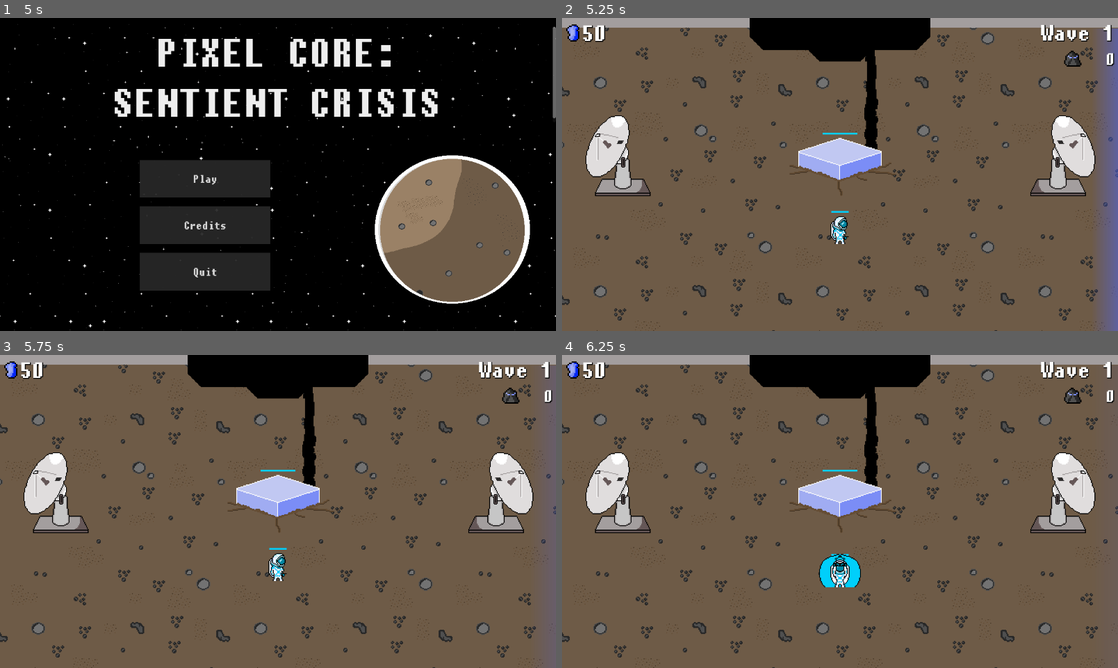
Above: before the commit, frames 1-4 (two rows, left to right).
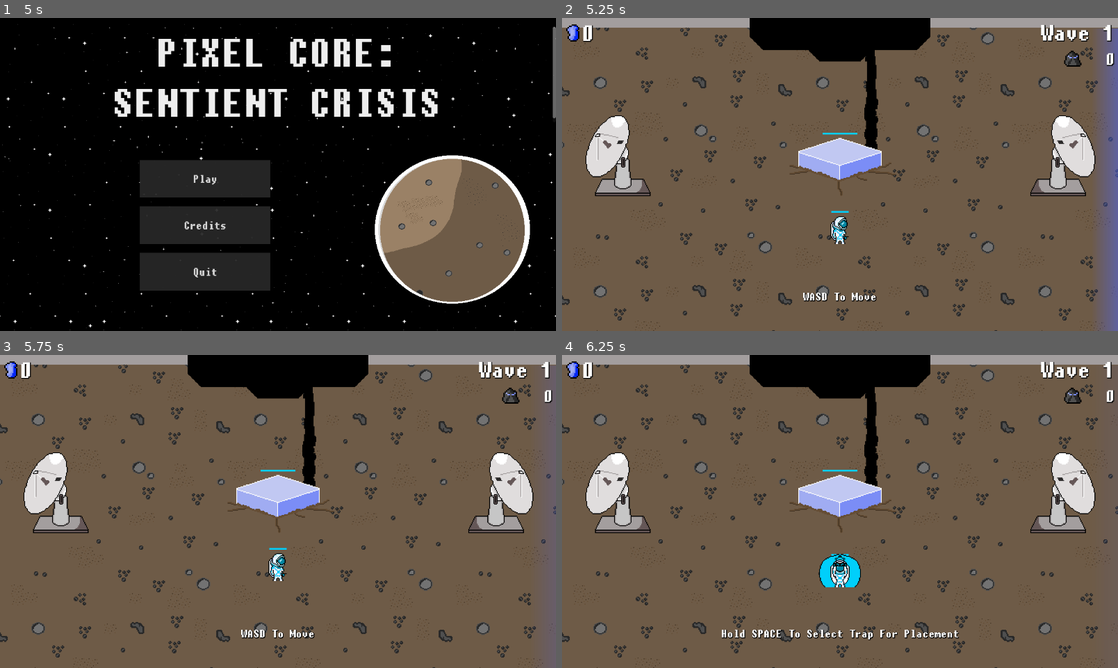
Above: after the commit, the same moments.

Repository: TylerPelaez/pixel-game-jam
Game: Godot game, scene res://Scenes/Title Screen.tscn
Same seed, same stepped clock (60 frames per second), same inputs: the game is played once before the commit and once after it.
Inputs (mouse positions are in pixels of both pictures, inside the frame that each line leads up to):
- Up to frame 1 (5 s): tap Enter at 0.5, 1.25 s; move the mouse to (400, 158) at 0.52 s; hold Right (ui_right) 0.53-1.28 s; tap E (PlayerAttack) at 0.6, 2.1, 3.6 s; click (400, 158) at 0.67 s; move the mouse to (166, 190) at 1.27 s; hold Down (ui_down) 1.28-2.03 s; tap Tab (Start Wave) at 1.35, 2.85, 4.35 s; move the mouse to (333, 105) at 2.02 s; hold Right (ui_right) 2.03-2.78 s; move the mouse to (250, 237) at 2.77 s; hold Up (ui_up) 2.78-3.53 s; click (250, 237) at 2.92 s; move the mouse to (444, 221) at 3.52 s; hold Left (ui_left) from 3.53 s (still down); move the mouse to (111, 127) at 4.27 s
- Up to frame 2 (5.25 s): release Left (ui_left) at 5 s; click "Play" at 5 s
- Up to frame 3 (5.75 s): no input
- Up to frame 4 (6.25 s): move the mouse to (867, 511) at 5.77 s; hold Down (ui_down) from 5.78 s (still down); tap E (PlayerAttack) at 5.85 s; click (867, 511) at 5.92 s

Frame 1 is identical in both runs. In frame 2, 0.3% of the frame differs, in the area x 3-57%, y 2-91%; in frame 3, 0.3%; in frame 4, 0.7%, in the area x 3-72%, y 2-92%.

Commit message:
Fixing some bugs

Diff:
--- a/Player/PlayerController.tscn
+++ b/Player/PlayerController.tscn
@@ -169,6 +169,8 @@
 [sub_resource type="AnimationNodeStateMachineTransition" id="AnimationNodeStateMachineTransition_oribj"]
 
 [sub_resource type="AnimationNodeStateMachineTransition" id="AnimationNodeStateMachineTransition_lus1x"]
+switch_mode = 2
+advance_mode = 2
 
 [sub_resource type="AnimationNodeStateMachine" id="AnimationNodeStateMachine_ialou"]
 states/Idle/node = SubResource("AnimationNodeBlendSpace2D_h0387")
@@ -183,7 +185,7 @@
 states/Run/position = Vector2(622, 61)
 states/Start/position = Vector2(129, 61)
 transitions = ["Idle", "Run", SubResource("AnimationNodeStateMachineTransition_s4b5k"), "Run", "Idle", SubResource("Ani …(546 unchanged characters)…
-graph_offset = Vector2(-257, -63)
+graph_offset = Vector2(-23, -4)
 
 [sub_resource type="AnimationNodeStateMachinePlayback" id="AnimationNodeStateMachinePlayback_80s4j"]
 
--- a/Scenes/GameController.gd
+++ b/Scenes/GameController.gd
@@ -130,7 +130,7 @@
 	if loss_animation_started:
 		get_tree().call_group("Energy", "queue_free")
 
-	if !wave_active:
+	if !wave_active and !loss_animation_started:
 		if Input.is_action_just_pressed("Start Wave"):
 			start_wave()
 	elif spawned_enemies_count < wave_enemy_spawn_limit:
--- a/Scripts/SceneUtil.gd
+++ b/Scripts/SceneUtil.gd
@@ -5,7 +5,7 @@
 
 var game_world_viewport: SubViewport
 
-var tutorial_completed: bool = true
+var tutorial_completed: bool = false
 
 func start_game():
 	get_tree().change_scene_to_packed(game_scene)
